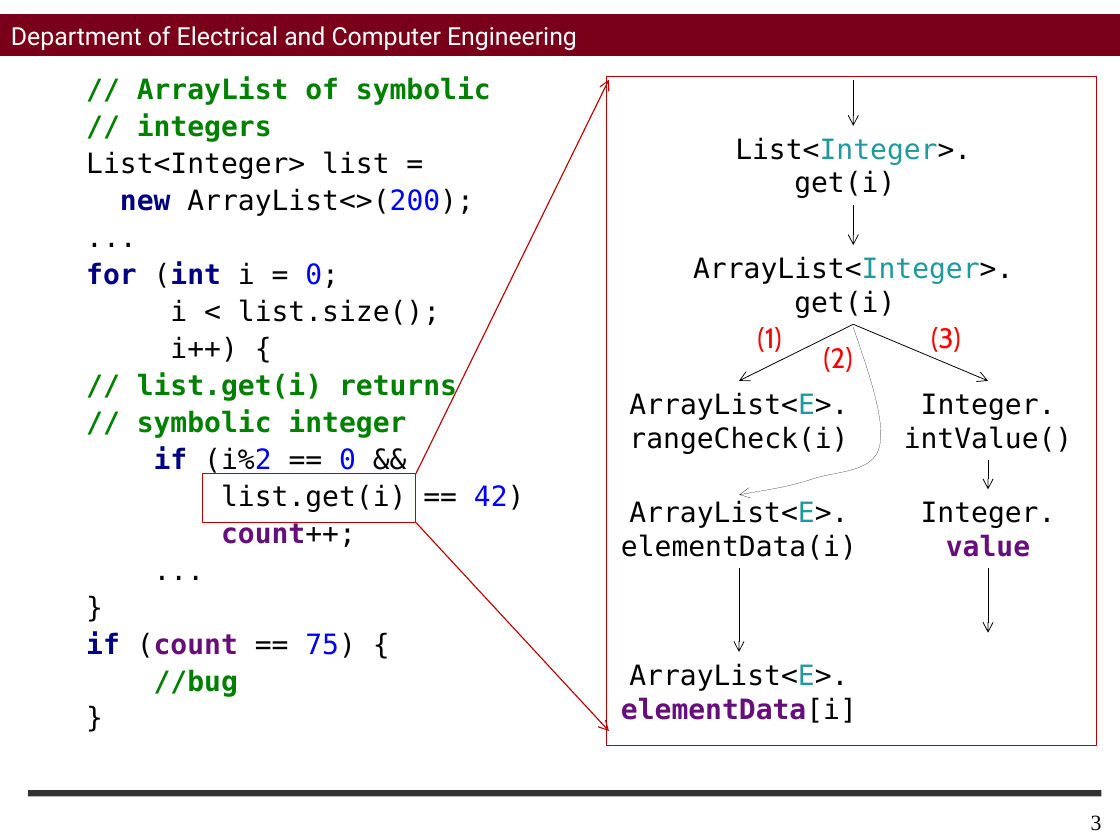
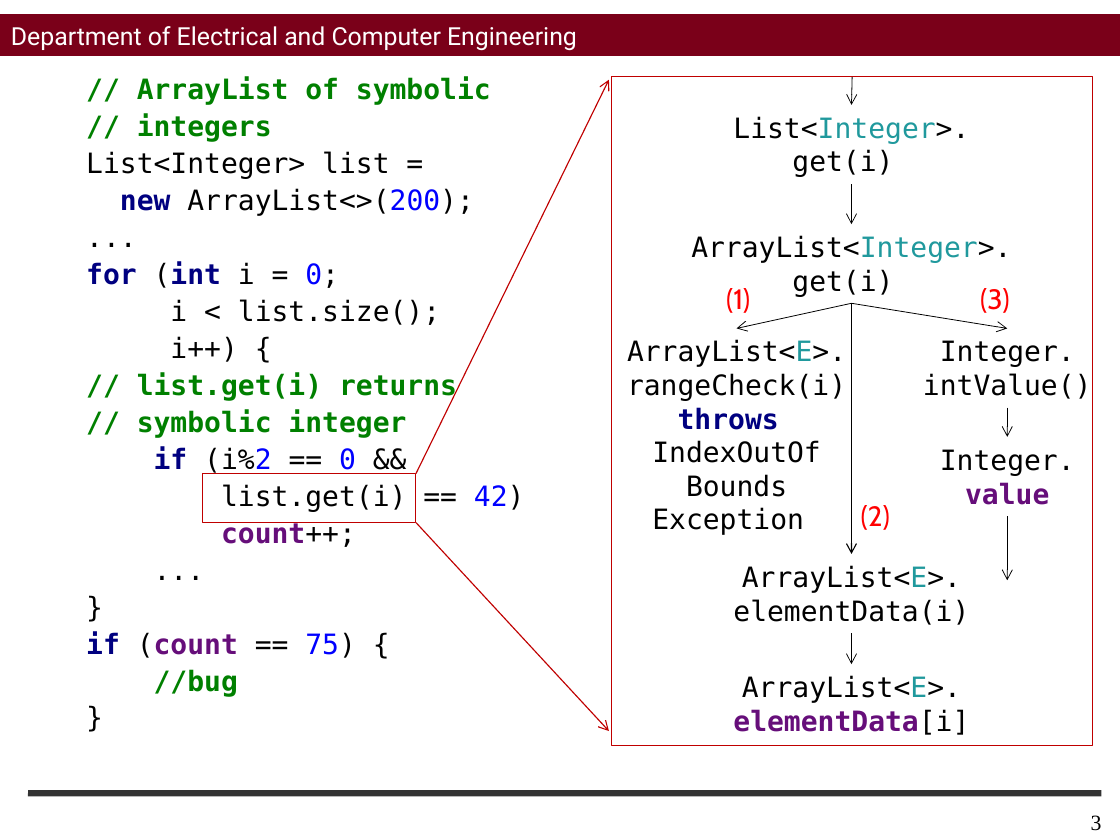
Before and after one commit to sohah/ISSTA-Veritesting, a slide deck: slide 3 of figures/Figures.pptx. Drawn at 1120x840 pixels with LibreOffice and Linux fonts; fonts in the diff are those of the drawing; background and template pictures are left out. Boxes give left, top, right and bottom in pixels: in the first picture for what was removed or moved away, otherwise in the second. Text is boxed around its words. In the diff, an @@ line names an element or a change of style, - is before the commit and + after.

Commit message:
Updating the example combined figure to include the possiblly thrown exception

```diff
--- a/figures/Figures.pptx
+++ b/figures/Figures.pptx
@@ rectangle resized from (x1=607, y1=76, x2=1096, y2=745) to (x1=612, y1=76, x2=1093, y2=745) @@
@@ arrow moved from (853, 80) - (853, 125) to (852, 76) - (851, 105) @@
@@ text "List<Integer>." moved from (x1=735, y1=137, x2=971, y2=198) to (x1=733, y1=116, x2=969, y2=177) @@
@@ arrow moved from (853, 205) - (853, 245) to (851, 184) - (851, 224) @@
@@ text "ArrayList<Integer>." moved from (x1=693, y1=256, x2=1013, y2=318) to (x1=691, y1=235, x2=1011, y2=297) @@
@@ text "(1)" moved from (x1=757, y1=327, x2=781, y2=352) to (x1=726, y1=288, x2=750, y2=313) @@
@@ text "(3)" moved from (x1=931, y1=327, x2=960, y2=352) to (x1=980, y1=288, x2=1009, y2=313) @@
@@ text "ArrayList<E>." moved from (x1=629, y1=392, x2=848, y2=454) to (x1=627, y1=339, x2=846, y2=535) @@
@@ arrow moved from (853, 325) - (739, 381) to (851, 304) - (737, 328) @@
@@ freeform shape removed at (x1=739, y1=327, x2=880, y2=495) @@
@@ arrow moved from (853, 325) - (988, 381) to (851, 304) - (1007, 328) @@
@@ arrow added from (851, 304) to (851, 554), #000000 0.75 pt @@
@@ text "Integer." moved from (x1=904, y1=393, x2=1073, y2=452) to (x1=923, y1=340, x2=1092, y2=399) @@
@@ text at (x1=652, y1=407, x2=821, y2=535): paragraphs added @@
+throws
+IndexOutOf
+Bounds
+Exception
@@ arrow moved from (988, 460) - (988, 489) to (1007, 408) - (1007, 437) @@
@@ text "Integer." moved from (x1=921, y1=501, x2=1056, y2=557) to (x1=940, y1=449, x2=1075, y2=505) @@
@@ text "(2)" moved from (x1=823, y1=347, x2=852, y2=372) to (x1=861, y1=505, x2=890, y2=530) @@
@@ arrow moved from (988, 569) - (988, 633) to (1007, 516) - (1007, 580) @@
@@ text "ArrayList<E>." moved from (x1=621, y1=500, x2=857, y2=560) to (x1=733, y1=565, x2=969, y2=625) @@
@@ arrow moved from (739, 569) - (739, 652) to (851, 633) - (851, 664) @@
@@ text "ArrayList<E>." moved from (x1=621, y1=663, x2=857, y2=723) to (x1=733, y1=675, x2=969, y2=735) @@
```
Also in this commit, not shown: 1 other file.
